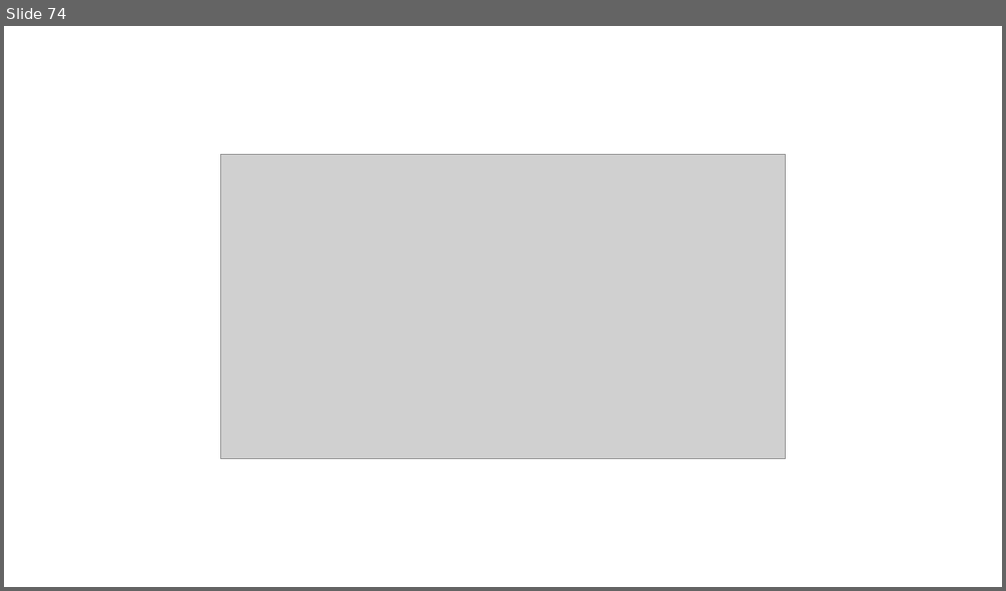
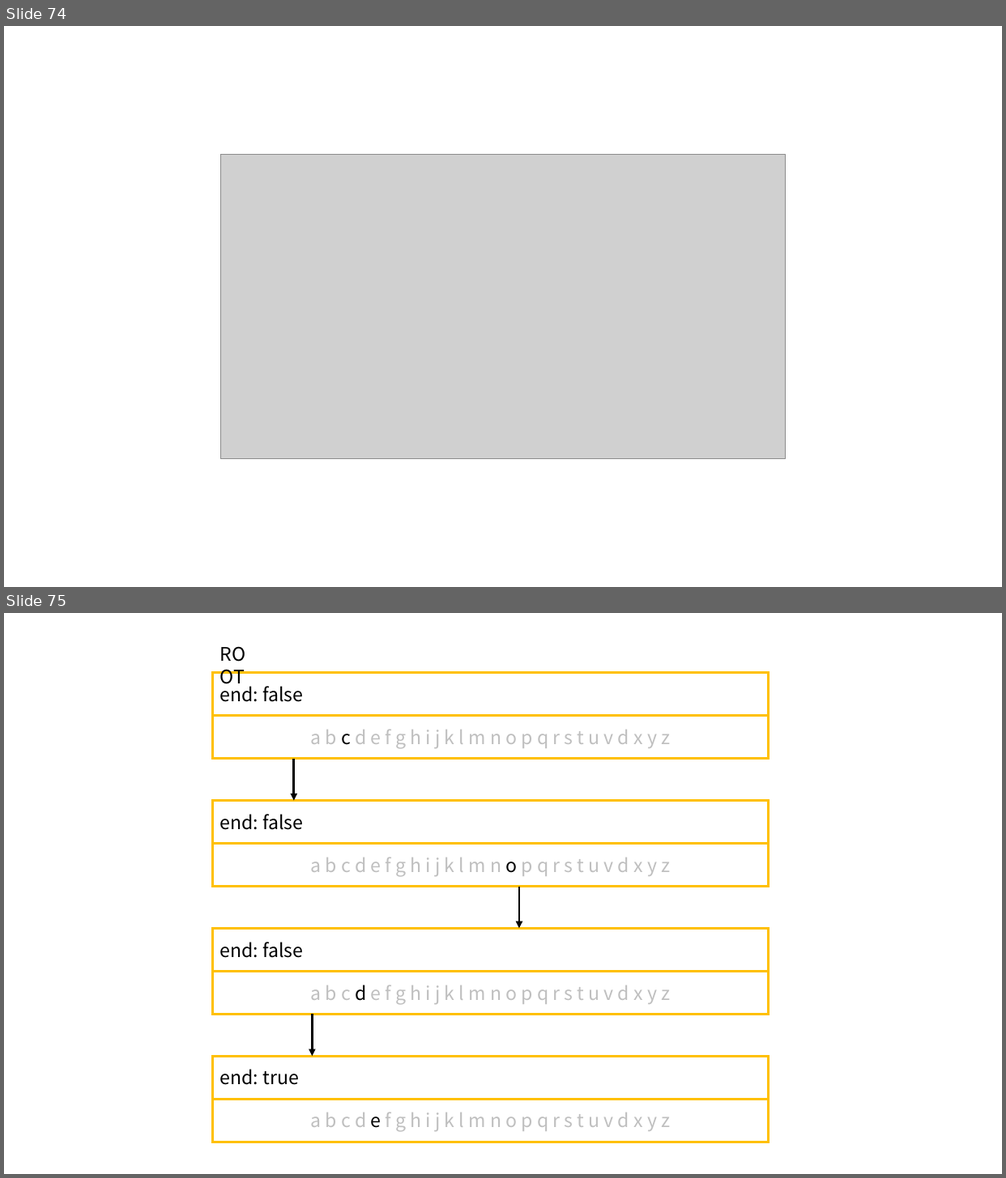
Before and after one commit to Oh-MyBug/LeetCode, a slide deck: out/production/LeetCode/PPT/PPT.pptx. Shown one above the other, each under a label of ours: slide 74 before the commit, slides 74 and 75 after it. The pictures are 1006x591 and 1006x1178 pixels, drawn with LibreOffice and Linux fonts; fonts in the diff are those of the drawing; grey boxes stand for pictures. Boxes give left, top, right and bottom in pixels: in the first picture for what was removed or moved away, otherwise in the second. Text is boxed around its words. In the diff, an @@ line names an element or a change of style, - is before the commit and + after.

```diff
--- a/out/production/LeetCode/PPT/PPT.pptx
+++ b/out/production/LeetCode/PPT/PPT.pptx
@@ slide 75 added at <box>4,613,1002,1174</box>, background #FFFFFF @@
@@ text added at <box>213,639,266,669</box>, 18 pt, text #000000 @@
+ROOT
@@ rectangle added at <box>213,673,769,716</box>, outline #FFC000 2.25 pt, 18 pt, text #000000 @@
+end: false
@@ rectangle added at <box>213,716,769,758</box>, outline #FFC000 2.25 pt, 18 pt, text #BFBFBF @@
+a b c d e f g h i j k l m n o p q r s t u v d x y z
@@ arrow added from (294, 759) to (294, 801), #000000 2.25 pt @@
@@ rectangle added at <box>213,801,769,844</box>, outline #FFC000 2.25 pt, 18 pt, text #000000 @@
+end: false
@@ rectangle added at <box>213,844,769,886</box>, outline #FFC000 2.25 pt, 18 pt, text #BFBFBF @@
+a b c d e f g h i j k l m n o p q r s t u v d x y z
@@ arrow added from (519, 886) to (519, 928), #000000 2.25 pt @@
@@ rectangle added at <box>213,928,769,971</box>, outline #FFC000 2.25 pt, 18 pt, text #000000 @@
+end: false
@@ rectangle added at <box>213,972,769,1014</box>, outline #FFC000 2.25 pt, 18 pt, text #BFBFBF @@
+a b c d e f g h i j k l m n o p q r s t u v d x y z
@@ arrow added from (313, 1014) to (313, 1056), #000000 2.25 pt @@
@@ rectangle added at <box>213,1056,769,1099</box>, outline #FFC000 2.25 pt, 18 pt, text #000000 @@
+end: true
@@ rectangle added at <box>213,1100,769,1142</box>, outline #FFC000 2.25 pt, 18 pt, text #BFBFBF @@
+a b c d e f g h i j k l m n o p q r s t u v d x y z
```
Also in this commit, not shown: 7 other slides added, 1 slide removed, 52 other files.
